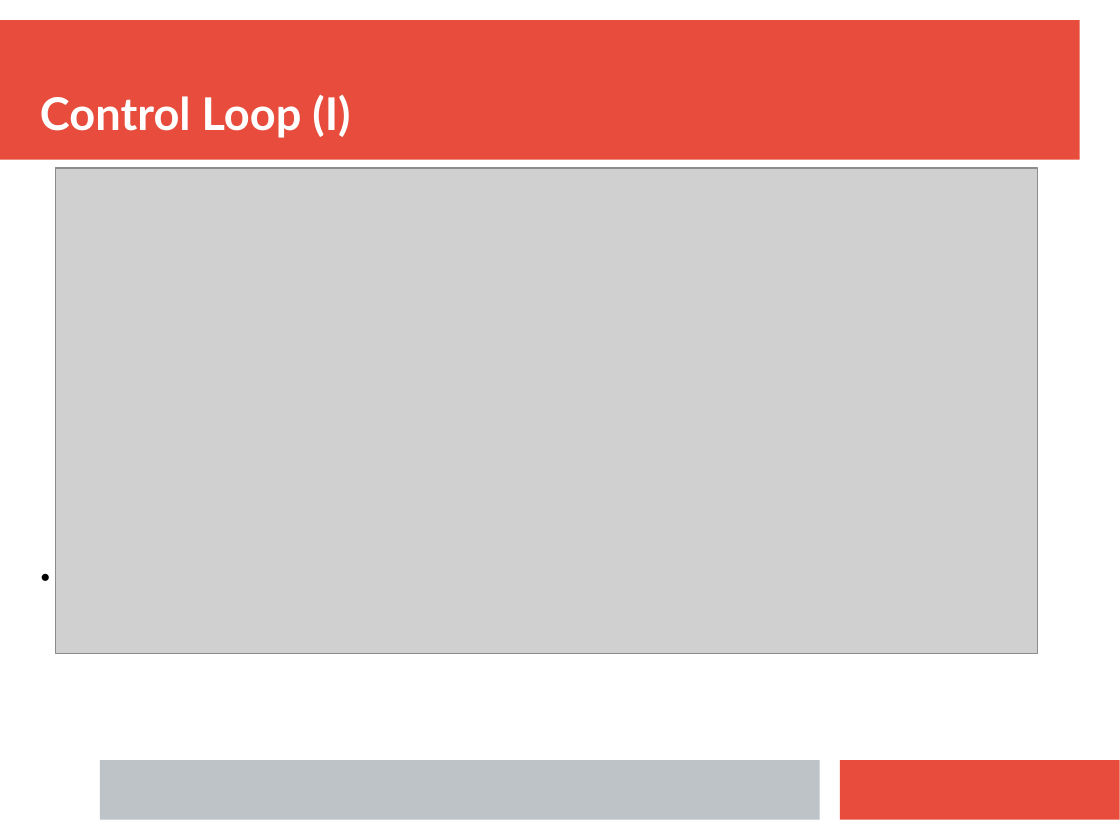
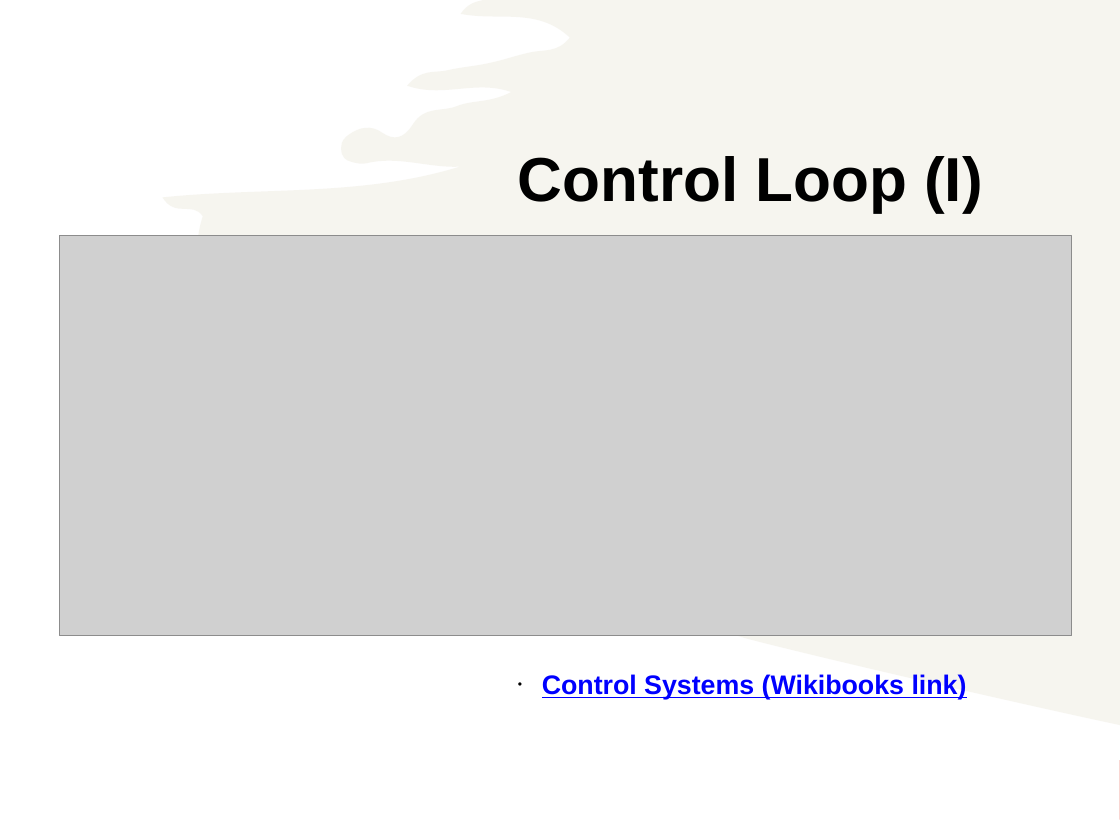
Before and after one commit to ianmiell/gitops-first-steps, a slide deck: slide 19 of slides/gitops_first_steps.pptx. Drawn at 1120x840 pixels with LibreOffice and Linux fonts; fonts in the diff are those of the drawing; grey boxes stand for pictures. Boxes give left, top, right and bottom in pixels: in the first picture for what was removed or moved away, otherwise in the second. Text is boxed around its words. In the diff, an @@ line names an element or a change of style, - is before the commit and + after.

```diff
--- a/slides/gitops_first_steps.pptx
+++ b/slides/gitops_first_steps.pptx
@@ rectangle added at (x1=0, y1=0, x2=1120, y2=840), fill #FFFFFF @@
@@ freeform shape added at (x1=163, y1=0, x2=1120, y2=726), fill #EEECE1 at 50% opacity @@
@@ text "Control Loop (I)" moved from (x1=40, y1=94, x2=350, y2=138) to (x1=518, y1=156, x2=983, y2=213) @@
@@ text "Control Loop (I)" at (x1=518, y1=156, x2=983, y2=213): size 32 to 44 pt, font Lato to Arial, text colour #FFFFFF to #000000; line spacing 1 to 0.9; more space between paragraphs @@
@@ picture resized from (x1=56, y1=168, x2=1038, y2=654) to (x1=59, y1=236, x2=1072, y2=636) @@
@@ text added at (x1=542, y1=674, x2=967, y2=699), 19 pt, text #0000FF, bold, underline @@
+• Control Systems (Wikibooks link)
@@ rectangle removed at (x1=100, y1=760, x2=819, y2=820) @@
```
Also in this commit, not shown: 33 other slides changed, 1 other file.
